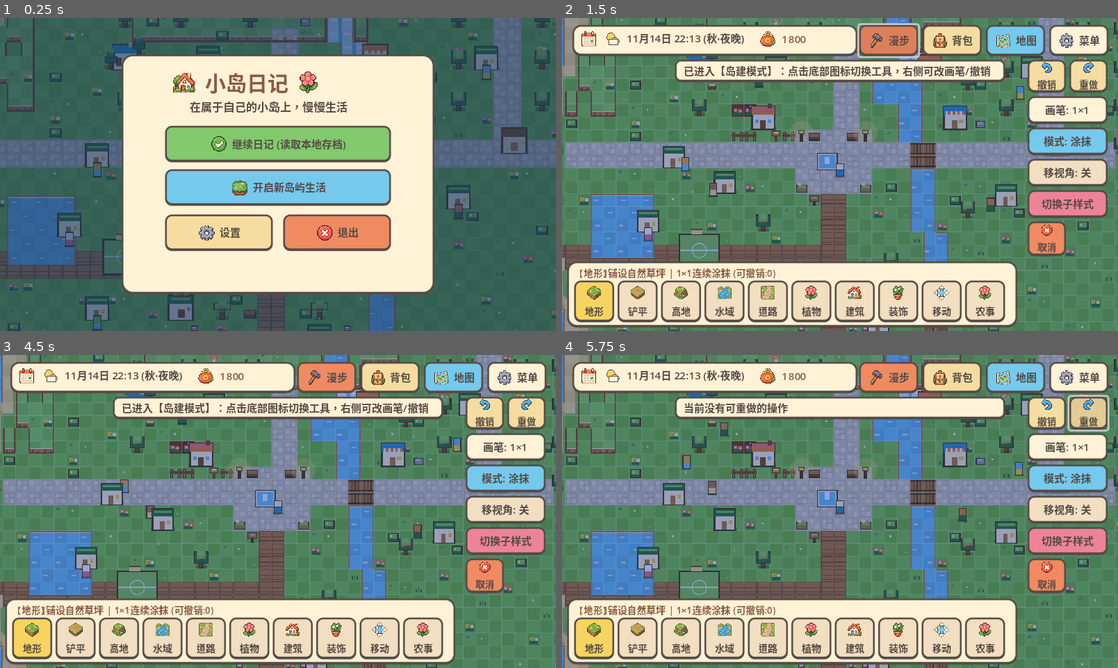
Above: before the commit, frames 1-4 (two rows, left to right).
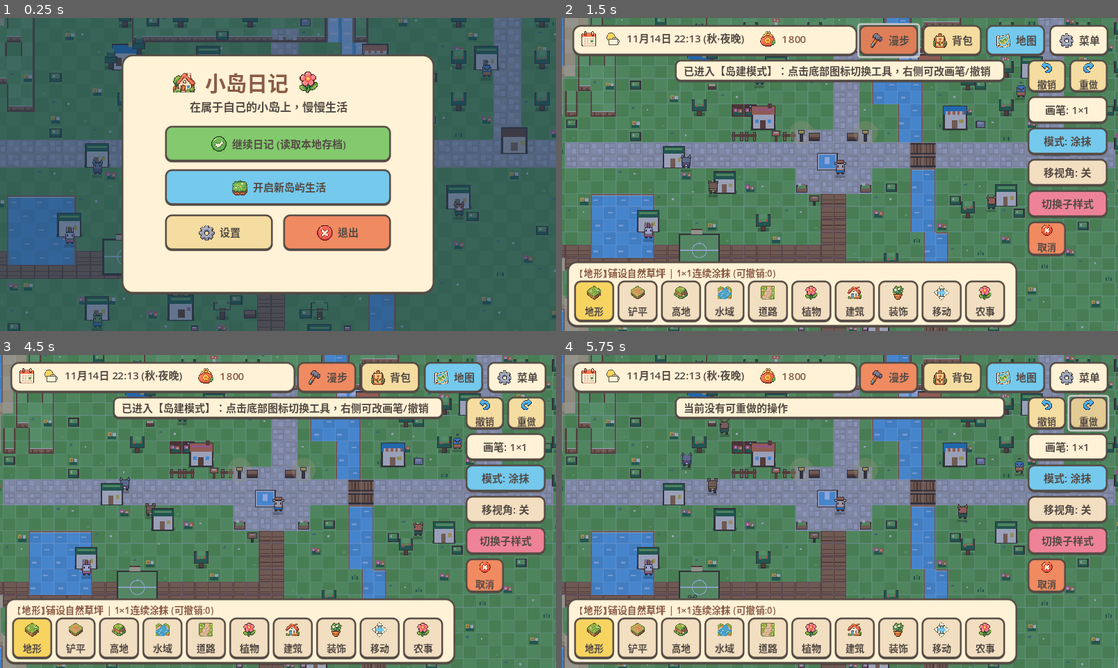
Above: after the commit, the same moments.

Repository: zhouzhu492-ctrl/animal-island-game
Game: Godot game, scene res://main.tscn
Same seed, same stepped clock (60 frames per second), same inputs: the game is played once before the commit and once after it.
Inputs (mouse positions are in pixels of both pictures, inside the frame that each line leads up to):
- Up to frame 1 (0.25 s): no input
- Up to frame 2 (1.5 s): click (840, 143) at 0.52 s; click (890, 39) at 1.27 s
- Up to frame 3 (4.5 s): click (389, 376) at 2.02 s; click (455, 376) at 2.77 s; click (517, 376) at 3.52 s; click (483, 414) at 4.25 s
- Up to frame 4 (5.75 s): click (1090, 414) at 5 s

The runs differ from the first frame. In frame 1, 0.3% of the frame differs, in the area x 11-89%, y 13-100%; in frame 2, 0.3%; in frame 3, 0.3%; in frame 4, 0.4%, in the area x 14-83%, y 20-78%.

Commit message:
Add files via upload

Diff:
--- a/main.gd
+++ b/main.gd
@@ -736,16 +736,25 @@
 	var cid: String = char_id if CHAR_WALK_PATHS.has(char_id) else "bear"
 	if _walk_tex_cache.has(cid):
 		return _walk_tex_cache[cid]
-	var path: String = str(CHAR_WALK_PATHS.get(cid, ""))
+	var candidate_paths: Array[String] = [
+		str(CHAR_WALK_PATHS.get(cid, "")),
+		"res://characters/%s_walk.png" % cid,
+		"res://%s_walk.png" % cid
+	]
 	var tex: Texture2D = null
-	if path != "" and ResourceLoader.exists(path):
-		tex = load(path) as Texture2D
-	if tex == null and path != "":
-		var abs_p: String = ProjectSettings.globalize_path(path)
-		if FileAccess.file_exists(abs_p):
-			var img := Image.load_from_file(abs_p)
-			if img != null and not img.is_empty():
-				tex = ImageTexture.create_from_image(img)
+	for p in candidate_paths:
+		if p != "" and ResourceLoader.exists(p):
+			tex = load(p) as Texture2D
+			if tex != null:
+				break
+		if p != "":
+			var abs_p: String = ProjectSettings.globalize_path(p)
+			if FileAccess.file_exists(abs_p):
+				var img := Image.load_from_file(abs_p)
+				if img != null and not img.is_empty():
+					tex = ImageTexture.create_from_image(img)
+					if tex != null:
+						break
 	if tex != null:
 		_walk_tex_cache[cid] = tex
 	return tex
@@ -756,20 +765,195 @@
 	var cache_key: String = "%s_%s" % [cid, ex]
 	if _portrait_tex_cache.has(cache_key):
 		return _portrait_tex_cache[cache_key]
-	var path: String = "res://sprites/portraits/%s_%s.png" % [cid, ex]
+
+	# 依次尝试：标准子目录、根目录、portraits目录（防止手机上传时路径扁平化）
+	var candidate_paths: Array[String] = [
+		"res://sprites/portraits/%s_%s.png" % [cid, ex],
+		"res://portraits/%s_%s.png" % [cid, ex],
+		"res://%s_%s.png" % [cid, ex]
+	]
 	var tex: Texture2D = null
-	if ResourceLoader.exists(path):
-		tex = load(path) as Texture2D
-	if tex == null:
-		var abs_p: String = ProjectSettings.globalize_path(path)
+	for p in candidate_paths:
+		if ResourceLoader.exists(p):
+			tex = load(p) as Texture2D
+			if tex != null:
+				break
+		var abs_p: String = ProjectSettings.globalize_path(p)
 		if FileAccess.file_exists(abs_p):
 			var img := Image.load_from_file(abs_p)
 			if img != null and not img.is_empty():
 				tex = ImageTexture.create_from_image(img)
+				if tex != null:
+					break
+
+	# 若用户手机未上传图片素材：内置程序化全量绘制 8 位动物 × 5 种表情纯正像素立绘，绝不显示纯色方块！
 	if tex == null:
-		tex = _create_fallback_pixel_icon(cid)
+		tex = _create_pixel_art_portrait(cid, ex)
 	_portrait_tex_cache[cache_key] = tex
 	return tex
+
+func _create_pixel_art_portrait(cid: String, ex: String) -> Texture2D:
+	var img := Image.create(32, 32, false, Image.FORMAT_RGBA8)
+	img.fill(Color(0, 0, 0, 0))
+
+	var head_c := Color("#B98761")
+	var ear_c := Color("#8A5B45")
+	var muz_c := Color("#F5DDA1")
+	var outline := Color("#544A44")
+	var blush_c := Color("#EE8398")
+
+	match cid:
+		"cat":
+			head_c = Color("#F5B06C"); ear_c = Color("#D97A3E"); muz_c = Color("#FFF2D6")
+		"rabbit":
+			head_c = Color("#FFF9F5"); ear_c = Color("#EE8398"); muz_c = Color("#FFF2D6")
+		"deer":
+			head_c = Color("#D89B65"); ear_c = Color("#9A633A"); muz_c = Color("#F5DDA1")
+		"fox":
+			head_c = Color("#F08A61"); ear_c = Color("#544A44"); muz_c = Color("#FFF2D6")
+		"frog":
+			head_c = Color("#7BC96F"); ear_c = Color("#499B4A"); muz_c = Color("#A3E699")
+		"otter":
+			head_c = Color("#9A6B4E"); ear_c = Color("#6D4832"); muz_c = Color("#F5DDA1")
+		"bird":
+			head_c = Color("#6EC4E8"); ear_c = Color("#F7D460"); muz_c = Color("#FFF2D6")
+
+	# 1. 绘制耳朵/顶饰
+	if cid == "rabbit":
+		for y in range(2, 13):
+			for x in range(7, 12):
+				var is_edge: bool = (x == 7 or x == 11 or y == 2 or y == 12)
+				img.set_pixel(x, y, outline if is_edge else (ear_c if x == 9 and y >= 4 and y <= 10 else head_c))
+			for x in range(20, 25):
+				var is_edge2: bool = (x == 20 or x == 24 or y == 2 or y == 12)
+				img.set_pixel(x, y, outline if is_edge2 else (ear_c if x == 22 and y >= 4 and y <= 10 else head_c))
+	elif cid in ["cat", "fox"]:
+		for y in range(4, 12):
+			for x in range(6, 13):
+				if x + y >= 14 and x - y <= 4:
+					var is_e: bool = (x == 6 or x == 12 or y == 4 or x + y == 14 or x - y == 4)
+					img.set_pixel(x, y, outline if is_e else (ear_c if cid == "fox" else head_c))
+			for x in range(19, 26):
+				if x - y >= 13 and x + y <= 33:
+					var is_e2: bool = (x == 19 or x == 25 or y == 4 or x - y == 13 or x + y == 33)
+					img.set_pixel(x, y, outline if is_e2 else (ear_c if cid == "fox" else head_c))
+	elif cid == "frog":
+		for y in range(4, 12):
+			for x in range(6, 14):
+				var dx: float = float(x) - 9.5
+				var dy: float = float(y) - 7.5
+				if dx * dx + dy * dy <= 12.0:
+					var is_bo: bool = (dx * dx + dy * dy >= 7.5)
+					img.set_pixel(x, y, outline if is_bo else head_c)
+			for x in range(18, 26):
+				var dx2: float = float(x) - 21.5
+				var dy2: float = float(y) - 7.5
+				if dx2 * dx2 + dy2 * dy2 <= 12.0:
+					var is_bo2: bool = (dx2 * dx2 + dy2 * dy2 >= 7.5)
+					img.set_pixel(x, y, outline if is_bo2 else head_c)
+	else:
+		for y in range(5, 12):
+			for x in range(5, 12):
+				var de: float = float(x - 8) * float(x - 8) + float(y - 8) * float(y - 8)
+				if de <= 10.0:
+					img.set_pixel(x, y, outline if de >= 6.5 else ear_c)
+			for x in range(20, 27):
+				var de2: float = float(x - 23) * float(x - 23) + float(y - 8) * float(y - 8)
+				if de2 <= 10.0:
+					img.set_pixel(x, y, outline if de2 >= 6.5 else ear_c)
+
+	# 2. 绘制圆润头部外轮廓与面部底色
+	for y in range(9, 29):
+		for x in range(5, 27):
+			var at_corner: bool = (x in [5, 26] and y in [9, 28])
+			if at_corner:
+				continue
+			var is_border: bool = (x in [5, 26] or y in [9, 28] or (x in [6, 25] and y in [9, 28]))
+			img.set_pixel(x, y, outline if is_border else head_c)
+
+	# 3. 绘制口鼻区域 (Muzzle)
+	for y in range(18, 26):
+		for x in range(11, 21):
+			img.set_pixel(x, y, muz_c)
+
+	# 4. 鼻子/鸟喙
+	if cid == "bird":
+		for bx in [14, 15, 16, 17]:
+			img.set_pixel(bx, 18, Color("#F7D460"))
+		img.set_pixel(15, 19, Color("#F7D460"))
+		img.set_pixel(16, 19, Color("#F7D460"))
+		img.set_pixel(15, 20, Color("#D97A3E"))
+	else:
+		img.set_pixel(15, 18, outline)
+		img.set_pixel(16, 18, outline)
+		img.set_pixel(15, 19, outline)
+		img.set_pixel(16, 19, outline)
+
+	# 5. 表情系统（眼睛、嘴部、腮红与细节）
+	if ex in ["happy", "shy"]:
+		# 笑眯眯的弯月眼 ^^
+		for ex_off in [9, 18]:
+			img.set_pixel(ex_off, 15, outline)
+			img.set_pixel(ex_off + 1, 14, outline)
+			img.set_pixel(ex_off + 2, 14, outline)
+			img.set_pixel(ex_off + 3, 15, outline)
+		# 粉嫩腮红
+		for bx in range(7, 10):
+			img.set_pixel(bx, 20, blush_c)
+			img.set_pixel(bx, 21, blush_c)
+		for bx in range(22, 25):
+			img.set_pixel(bx, 20, blush_c)
+			img.set_pixel(bx, 21, blush_c)
+		# 开心露齿微笑
+		for mx in [14, 17]: img.set_pixel(mx, 21, outline)
+		for mx in [15, 16]:
+			img.set_pixel(mx, 22, outline)
+			img.set_pixel(mx, 21, Color.WHITE)
+	elif ex == "surprised":
+		# 惊讶的大圆眼睛与高光
+		for ex_off in [9, 18]:
+			for y in range(13, 17):
+				for x in range(ex_off, ex_off + 4):
+					var is_eb: bool = (x in [ex_off, ex_off + 3] or y in [13, 16])
+					img.set_pixel(x, y, outline if is_eb else Color.WHITE)
+			img.set_pixel(ex_off + 1, 14, outline)
+		# 惊讶小圆嘴 "o"
+		img.set_pixel(15, 21, outline)
+		img.set_pixel(16, 21, outline)
+		img.set_pixel(15, 23, outline)
+		img.set_pixel(16, 23, outline)
+		img.set_pixel(14, 22, outline)
+		img.set_pixel(17, 22, outline)
+		img.set_pixel(15, 22, Color("#EE8398"))
+		img.set_pixel(16, 22, Color("#EE8398"))
+	elif ex == "sleepy":
+		# 困倦闭眼水平线 --
+		for ex_off in [9, 18]:
+			for x in range(ex_off, ex_off + 4):
+				img.set_pixel(x, 15, outline)
+		# 微小呼噜嘴
+		img.set_pixel(15, 22, outline)
+		img.set_pixel(16, 22, outline)
+		# 额角呼噜 "Z"
+		for zx in range(23, 27): img.set_pixel(zx, 8, outline)
+		img.set_pixel(25, 9, outline)
+		img.set_pixel(24, 10, outline)
+		for zx in range(23, 27): img.set_pixel(zx, 11, outline)
+	else: # neutral (普通日常温和眼神)
+		for ex_off in [10, 19]:
+			for y in range(13, 17):
+				for x in range(ex_off, ex_off + 3):
+					img.set_pixel(x, y, outline)
+			# 灵动白色高光
+			img.set_pixel(ex_off, 13, Color.WHITE)
+			img.set_pixel(ex_off + 1, 14, Color.WHITE)
+		# 温和浅浅微笑
+		img.set_pixel(14, 21, outline)
+		img.set_pixel(15, 22, outline)
+		img.set_pixel(16, 22, outline)
+		img.set_pixel(17, 21, outline)
+
+	return ImageTexture.create_from_image(img)
 
 func _get_icon_tex(key: String) -> Texture2D:
 	if _icon_cache.has(key):
Binary file added: apple.png
Binary file added: axe.png
Binary file added: backpack.png
Binary file added: backpack_ui.png
Binary file added: bench.png
Binary file added: bug_net.png
Binary file added: butterfly.png
Binary file added: calendar_ui.png
Binary file added: cancel.png
Binary file added: cancel_ui.png
Binary file added: coins_ui.png
Binary file added: confirm.png
(and 31 more such lines)
